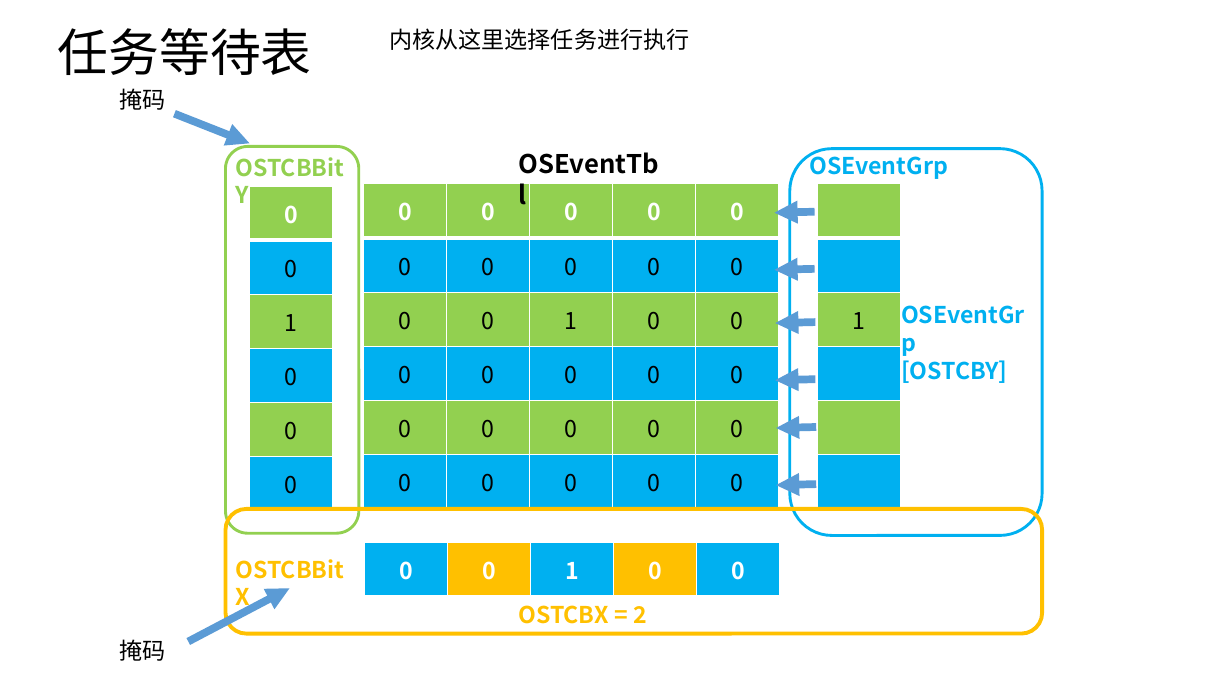
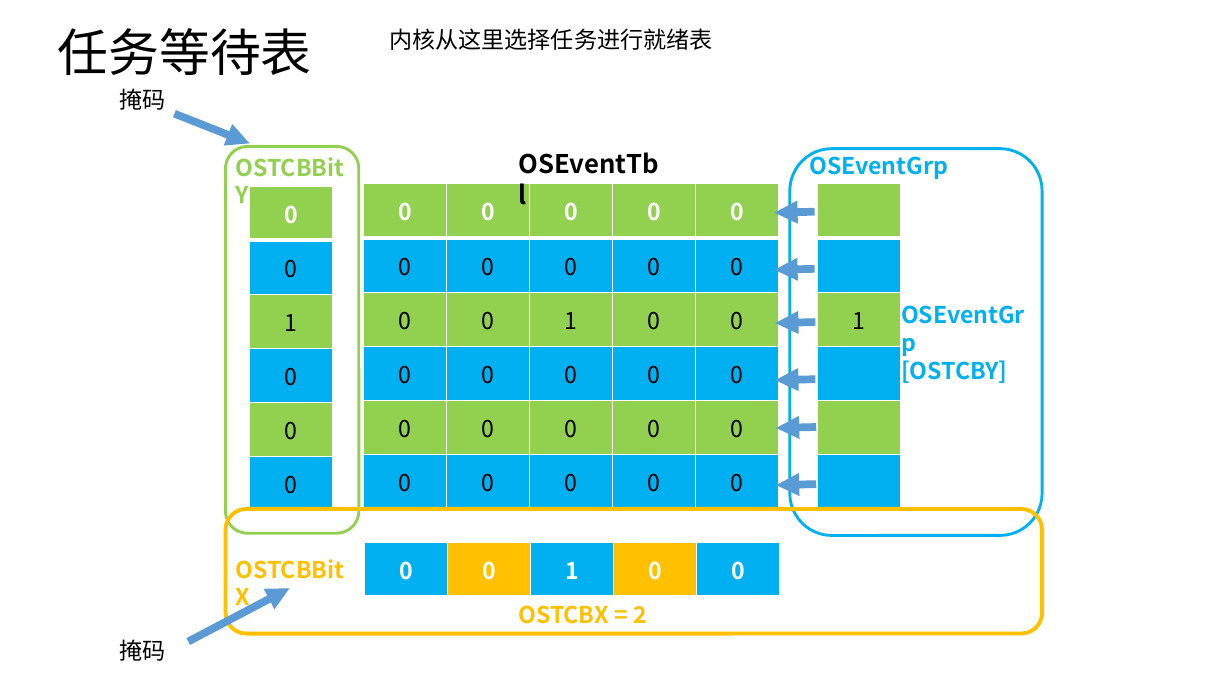
Before and after one commit to linghuix/UcosII-embedded-system, a slide deck: slide 12 of image/1.UCOS分析与深入解读.pptx (slide 11 before the commit). Drawn at 1232x693 pixels with LibreOffice and Linux fonts; fonts in the diff are those of the drawing. Boxes give left, top, right and bottom in pixels: in the first picture for what was removed or moved away, otherwise in the second. Text is boxed around its words. In the diff, an @@ line names an element or a change of style, - is before the commit and + after.

```diff
--- a/image/1.UCOS分析与深入解读.pptx
+++ b/image/1.UCOS分析与深入解读.pptx
@@ text at [389, 28, 712, 50]: text changed @@
-内核从这里选择任务进行执行
+内核从这里选择任务进行就绪表
```
Also in this commit, not shown: 6 other slides changed, 1 slide added, 44 other files.
